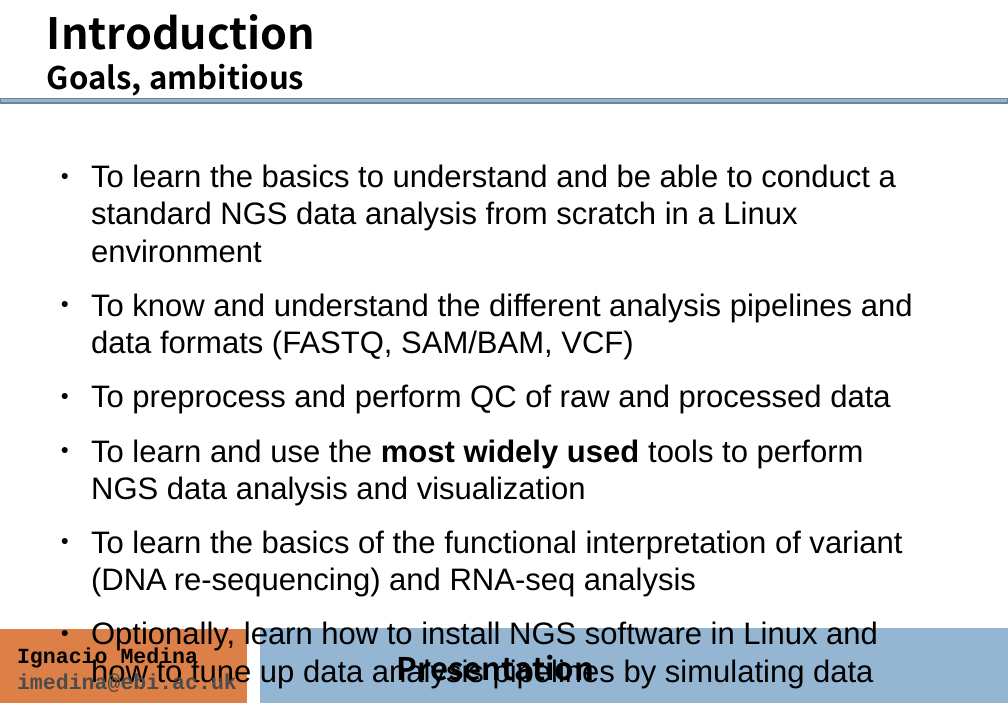
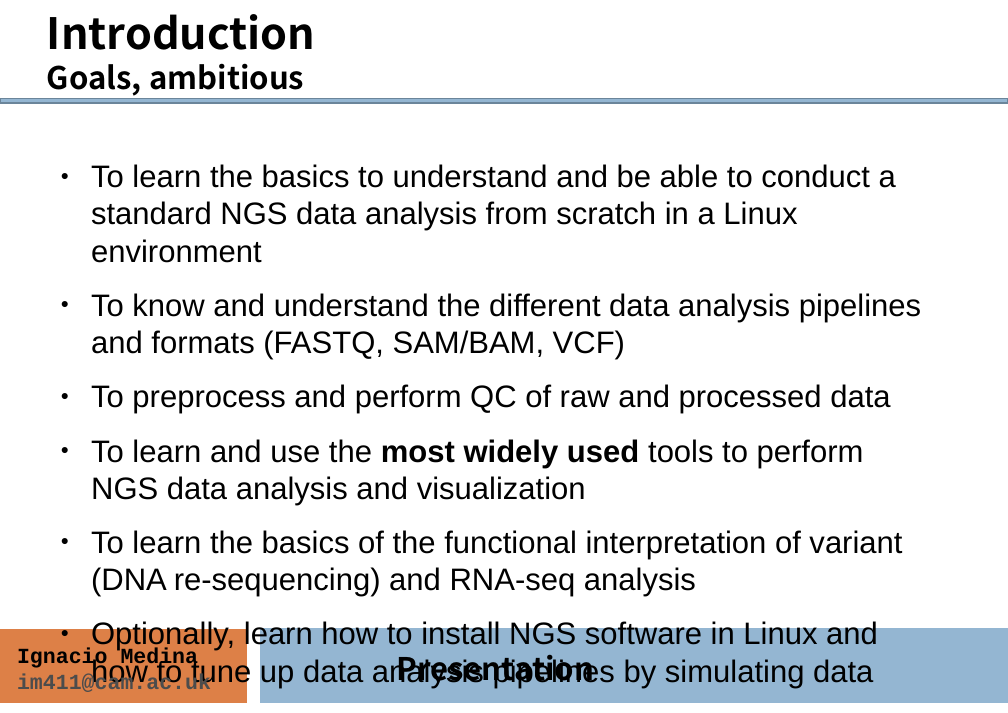
Before and after one commit to ngs-course/ngs-course.github.io, a slide deck: slide 4 of Course_Materials/presentation/presentation_mda15.odp. Drawn at 1008x713 pixels with LibreOffice and Linux fonts; fonts in the diff are those of the drawing. Boxes give left, top, right and bottom in pixels: in the first picture for what was removed or moved away, otherwise in the second. Text is boxed around its words. In the diff, an @@ line names an element or a change of style, - is before the commit and + after.

```diff
--- a/Course_Materials/presentation/presentation_mda15.odp
+++ b/Course_Materials/presentation/presentation_mda15.odp
@@ text at (91,293,921,360): text changed @@
-● To know and understand the different analysis pipelines and data formats (FASTQ, SAM/BAM, VCF)
+● To know and understand the different data analysis pipelines and formats (FASTQ, SAM/BAM, VCF)
@@ text at (17,674,211,692): text changed @@
-imedina@ebi.ac.uk
+im411@cam.ac.uk
```
Also in this commit, not shown: 11 other slides changed, 1 other file.
